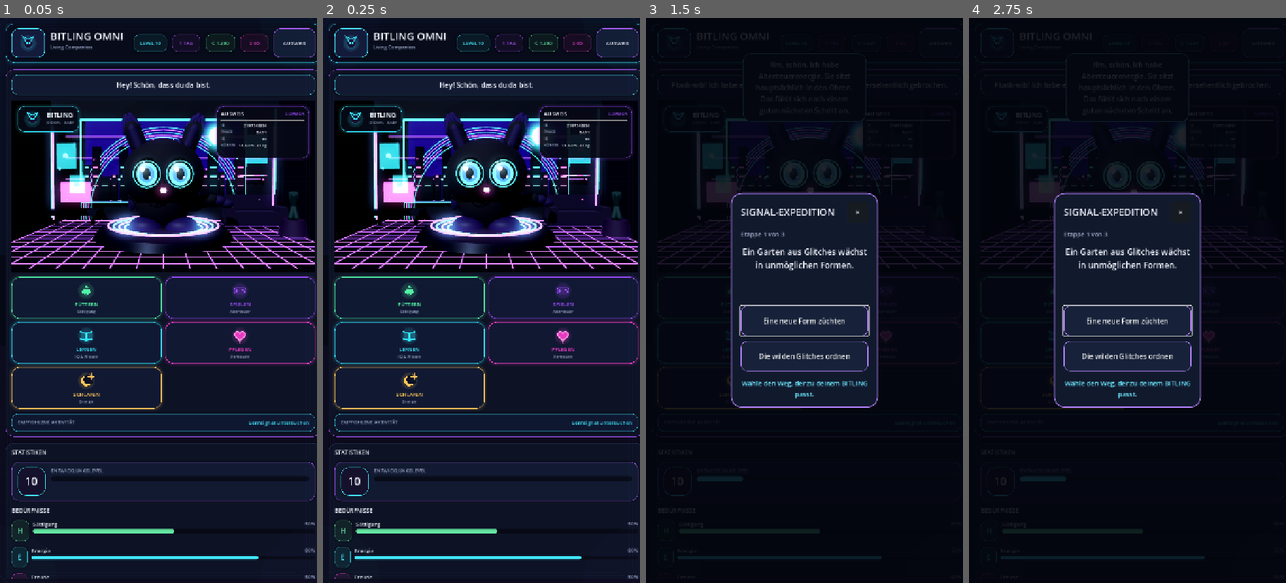
Above: before the commit, frames 1-4 (left to right).
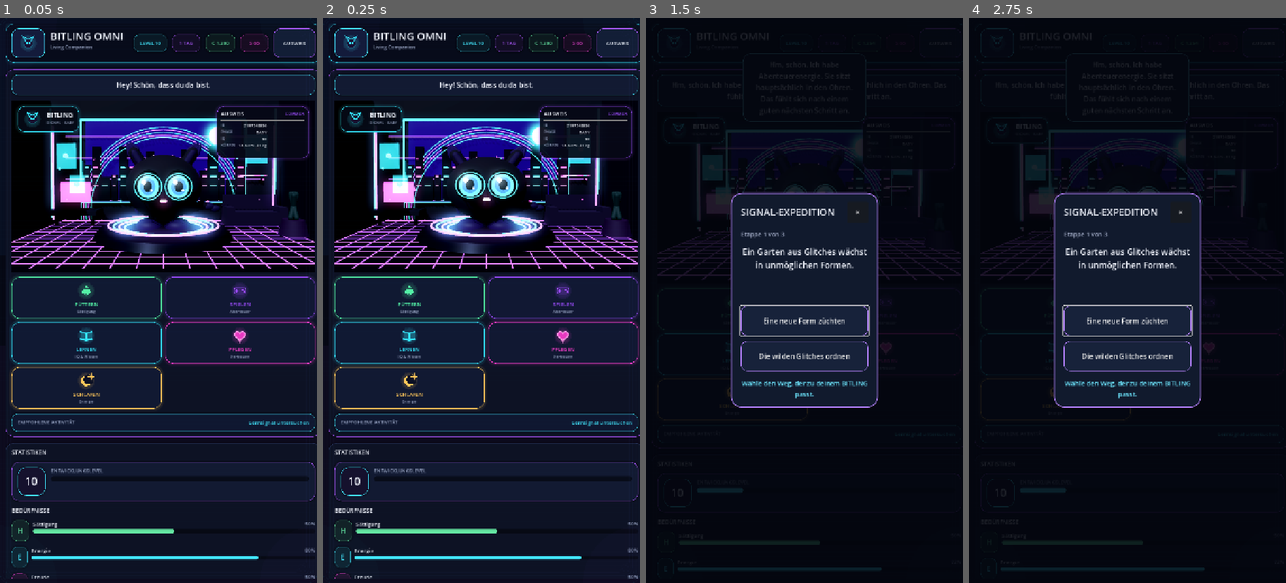
Above: after the commit, the same moments.

Repository: Cyberpunk2088/Bitling
Game: Godot game, scene res://main.tscn
The game is run twice, just before and just after one commit, with the same random seed, the same clock (stepped at 60 frames per second) and the same inputs.
Inputs (mouse positions are in pixels of both pictures, inside the frame that each line leads up to):
- Up to frame 1 (0.05 s): no input
- Up to frame 2 (0.25 s): no input
- Up to frame 3 (1.5 s): click (886, 300) at 0.52 s; click (886, 300) at 1.27 s
- Up to frame 4 (2.75 s): click (1209, 311) at 2.02 s

The runs differ from the first frame. In frame 1, 2.9% of the frame differs, in the area x 38-76%, y 16-38%; in frame 2, 2.9%; in frame 3, 5.0%, in the area x 3-100%, y 11-98%; in frame 4, 4.9%.

Commit message:
Activate expressive OMNI visual director

Diff:
--- a/main.tscn
+++ b/main.tscn
@@ -6,7 +6,7 @@
 [ext_resource type="Script" path="res://scripts/ui/production_stage_identity_badge.gd" id="4_badge"]
 [ext_resource type="Script" path="res://scripts/ui/quest_localization_adapter.gd" id="5_quests"]
 [ext_resource type="Script" path="res://scripts/ui/stage_frame_budget.gd" id="6_budget"]
-[ext_resource type="Script" path="res://scripts/ui/metafinal_visual_director_v4.gd" id="7_metafinal"]
+[ext_resource type="Script" path="res://scripts/ui/metafinal_visual_director_v5.gd" id="7_metafinal"]
 
 [node name="Main" type="Node"]
 script = ExtResource("1_dashboard")
